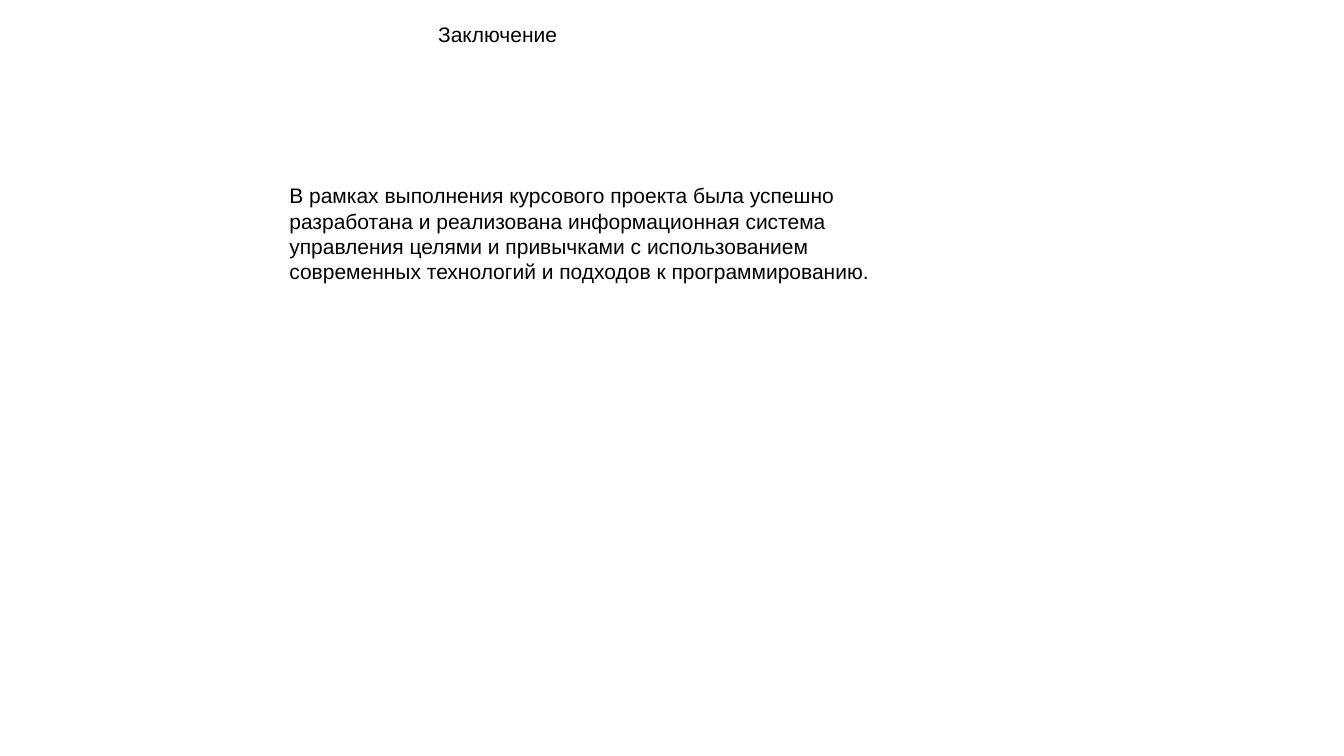
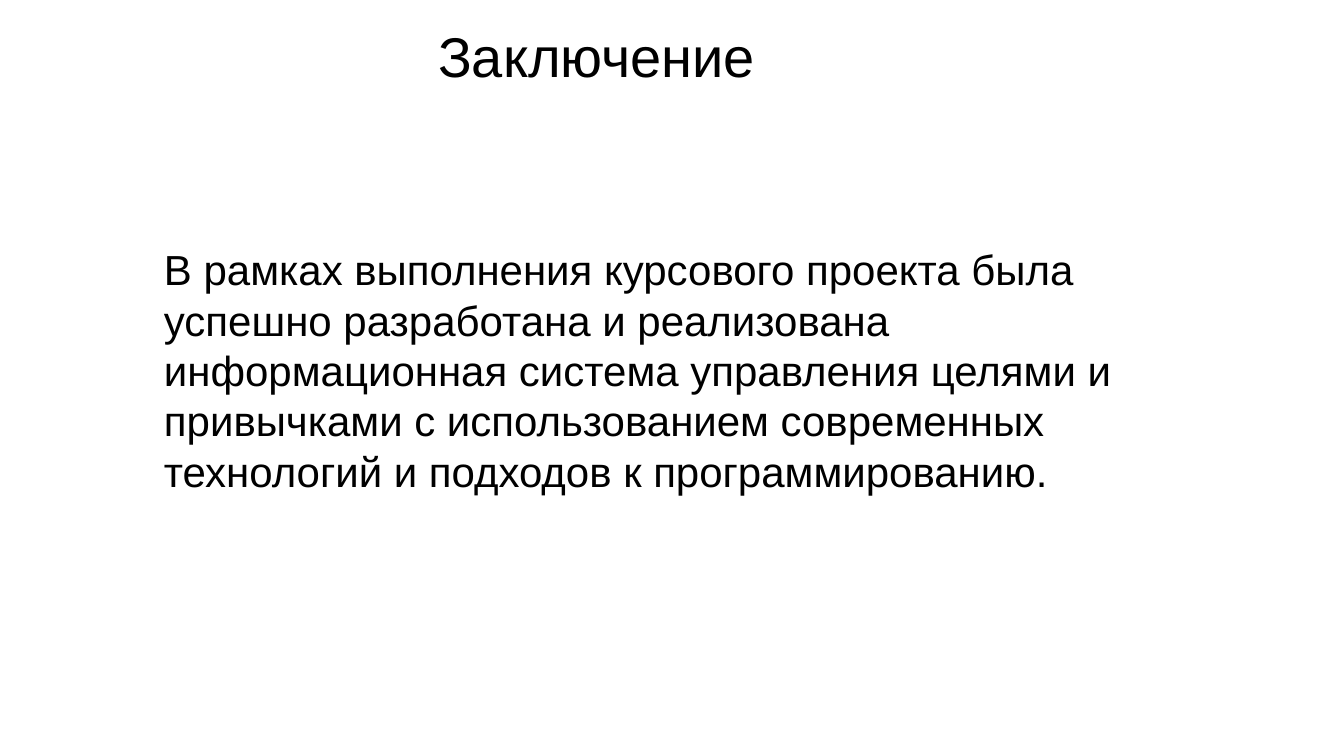
Before and after one commit to dasha2005nastya2006-ai/subd-kursach-414, a slide deck: slide 9 of Tebenkov/Tebenkov.pptx. Drawn at 1344x756 pixels with LibreOffice and Linux fonts; fonts in the diff are those of the drawing; background and template pictures are left out. Boxes give left, top, right and bottom in pixels: in the first picture for what was removed or moved away, otherwise in the second. Text is boxed around its words. In the diff, an @@ line names an element or a change of style, - is before the commit and + after.

```diff
--- a/Tebenkov/Tebenkov.pptx
+++ b/Tebenkov/Tebenkov.pptx
@@ text "Заключение" at (x1=438, y1=38, x2=755, y2=78): size 18 to 48 pt @@
@@ text "В рамках выполнения курсового проекта ..." moved from (x1=289, y1=187, x2=869, y2=283) to (x1=164, y1=254, x2=1111, y2=495) @@
@@ text "В рамках выполнения курсового проекта ..." at (x1=164, y1=254, x2=1111, y2=495): size 18 to 36 pt @@
```
Also in this commit, not shown: 8 other slides changed.
